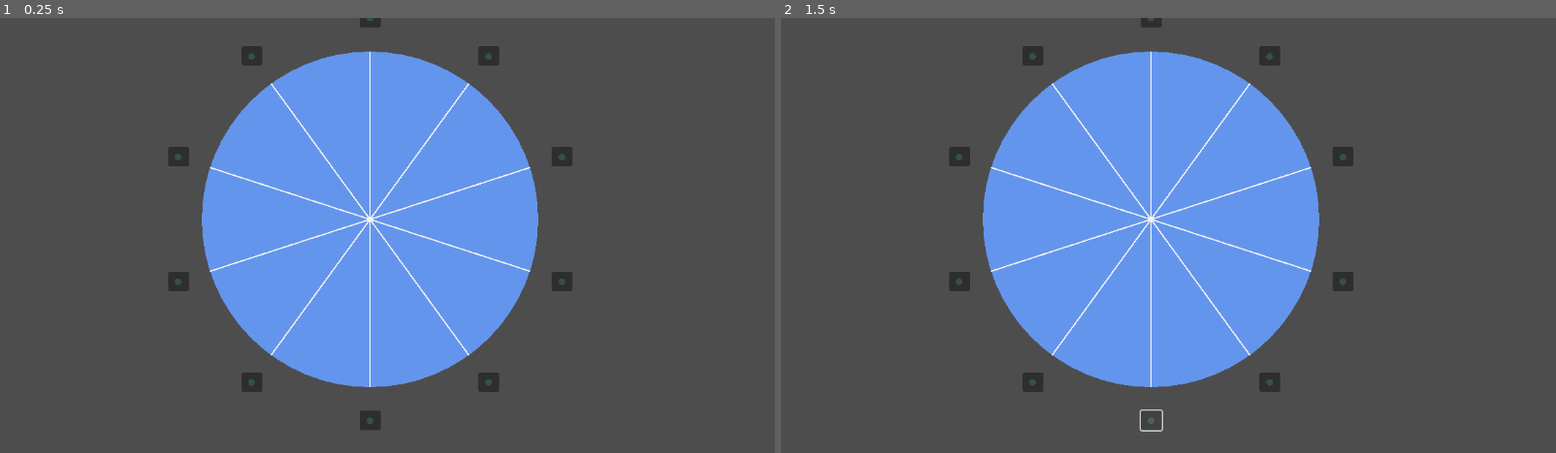
Above: before the commit, frames 1-2 (left to right).
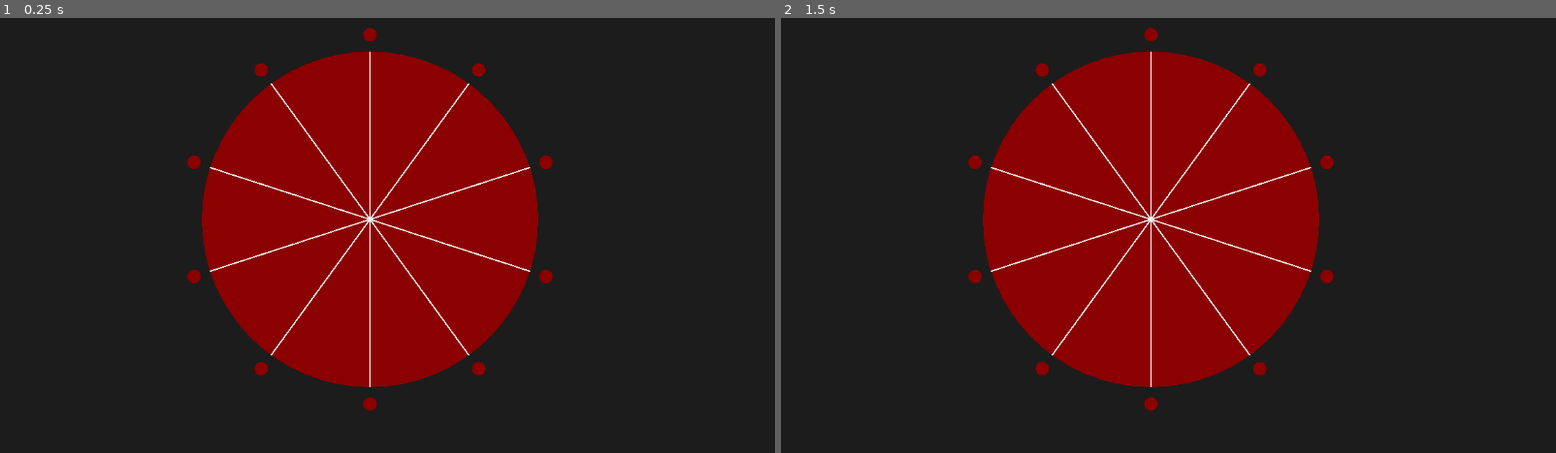
Above: after the commit, the same moments.

Repository: westminsterabi/gw-77
Game: Godot game, scene res://ritual_circle.tscn
The game is run twice, just before and just after one commit, with the same random seed, the same clock (stepped at 60 frames per second) and the same inputs.
Inputs (mouse positions are in pixels of both pictures, inside the frame that each line leads up to):
- Up to frame 1 (0.25 s): no input
- Up to frame 2 (1.5 s): click (1153, 422) at 0.52 s; click (1153, 422) at 1.27 s

The runs differ from the first frame. In frame 1, 99% of the frame differs, in the area x 0-100%, y 0-100%; in frame 2, 99%.

Commit message:
thematic colors, UI tweaks

Diff:
--- a/project.godot
+++ b/project.godot
@@ -19,3 +19,4 @@
 
 renderer/rendering_method="gl_compatibility"
 renderer/rendering_method.mobile="gl_compatibility"
+environment/defaults/default_clear_color=Color(0.109341, 0.109341, 0.109341, 1)
--- a/ritual_circle.gd
+++ b/ritual_circle.gd
@@ -1,13 +1,14 @@
 extends Node2D
 
-var CIRCLE_CENTER_X = 550
-var CIRCLE_CENTER_Y = 300
+const CIRCLE_CENTER_X = 550
+const CIRCLE_CENTER_Y = 300
 
-var INNER_CIRCLE_RADIUS: int = 250
-var OUTER_CIRCLE_RADIUS: int = 300
-var DEGREES_IN_CIRCLE = 360
+const INNER_CIRCLE_RADIUS: int = 250
+const OUTER_CIRCLE_RADIUS: int = 275
+const DEGREES_IN_CIRCLE = 360
 
-var NUM_WEDGES = 10
+const NUM_WEDGES = 10
+const DOT_OFFSET = Vector2(-15, -15)
 
 const toggle_switches = preload("res://toggle.tscn")
 # Called when the node enters the scene tree for the first time.
@@ -42,19 +43,27 @@
 		print(i)
 		draw_line(i[0], i[1], Color.WHITE_SMOKE, 2.0)
 
+func plot_toggles(toggle_coords):
+	# iterate through the list of coordinates
+	for i in range(len(toggle_coords)):
+		# make a new switch and assign its ID to current idx
+		var toggle_button = toggle_switches.instantiate()
+		toggle_button.id = i
+		add_child(toggle_button)
+		# set the position of the new button to our point
+		toggle_button.set_position(toggle_coords[i][1] + DOT_OFFSET)
+		# draw a little dot as well
+		draw_circle(toggle_coords[i][1], 10, Color.DARK_RED)
+
+
 func _draw():
-	draw_circle(Vector2(CIRCLE_CENTER_X, CIRCLE_CENTER_Y), INNER_CIRCLE_RADIUS, Color.CORNFLOWER_BLUE)
+	draw_circle(Vector2(CIRCLE_CENTER_X, CIRCLE_CENTER_Y), INNER_CIRCLE_RADIUS, Color.DARK_RED)
 	draw_circle(Vector2(550, 300), 275, Color.TRANSPARENT)
 	var dividers = _divvy_circle(INNER_CIRCLE_RADIUS, NUM_WEDGES)
 	_plot_dividers(dividers)
 	var toggle_coords = _divvy_circle(OUTER_CIRCLE_RADIUS, NUM_WEDGES)
-	var toggle_switch_arr = []
-	for i in range(len(toggle_coords)):
-		var toggle_button = toggle_switches.instantiate()
-		toggle_button.id = i
-		add_child(toggle_button)
-		toggle_button.set_position(toggle_coords[i][1] + Vector2(-15, -15))
-		draw_circle(toggle_coords[i][1], 5, Color.CADET_BLUE)
+	plot_toggles(toggle_coords)
+
 
 # Called every frame. 'delta' is the elapsed time since the previous frame.
 func _process(_delta):
--- a/toggle.gd
+++ b/toggle.gd
@@ -7,12 +7,10 @@
 func _ready():
 	pass # Replace with function body.
 
-
 # Called every frame. 'delta' is the elapsed time since the previous frame.
 func _process(delta):
 	pass
 
 func _on_toggle_button_pressed():
-	print("button %d pressed" % id)
 	active = !active
-	print("active %s" % active)
+	print("button %d active %s" % [id, active])
--- a/toggle.tscn
+++ b/toggle.tscn
@@ -15,5 +15,6 @@
 layout_mode = 0
 offset_right = 31.0
 offset_bottom = 29.0
+flat = true
 
 [connection signal="pressed" from="toggle_button" to="." method="_on_toggle_button_pressed"]
